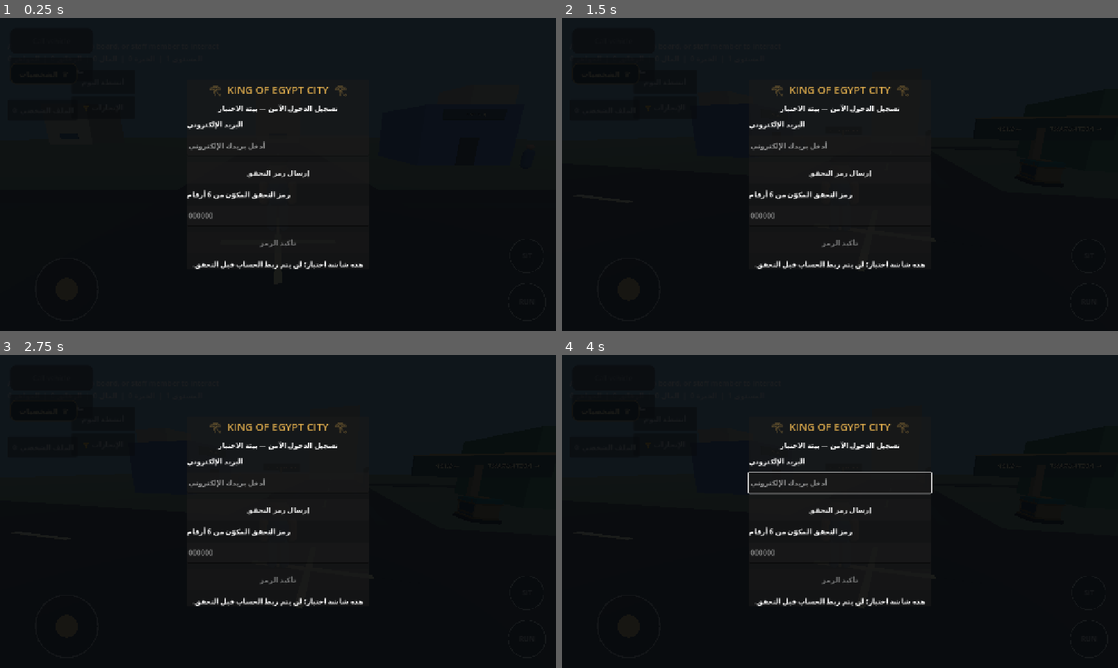
Above: before the commit, frames 1-4 (two rows, left to right).
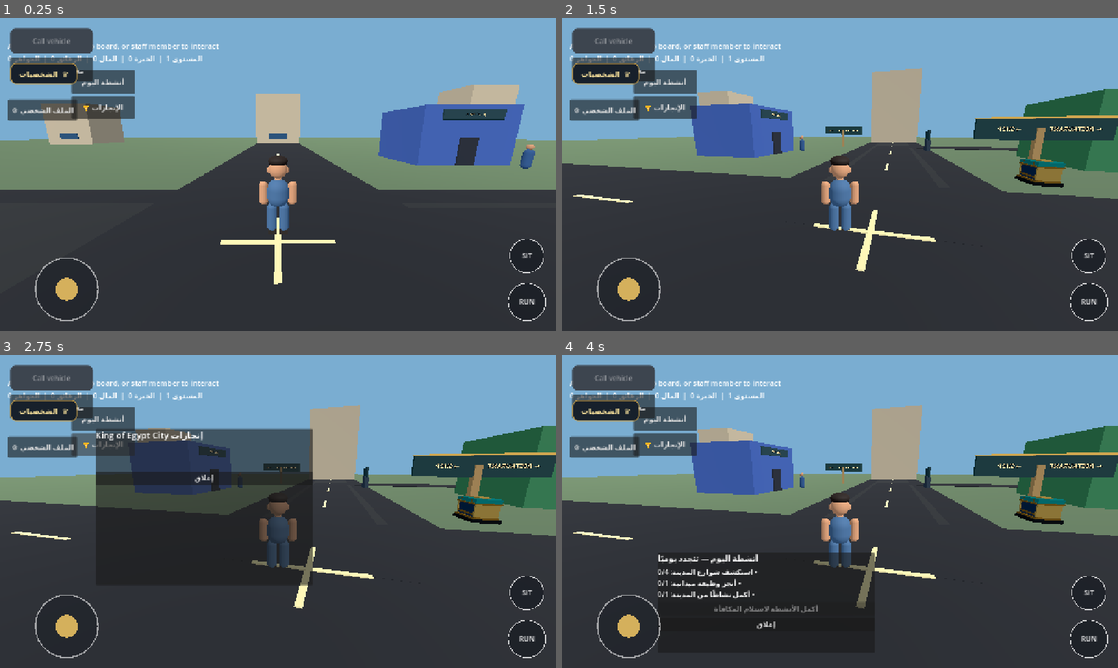
Above: after the commit, the same moments.

Repository: gamalalaraby1988-dotcom/King-Egypt-
Game: Godot game, scene res://scenes/main.tscn
Same seed, same stepped clock (60 frames per second), same inputs: the game is played once before the commit and once after it.
Inputs (mouse positions are in pixels of both pictures, inside the frame that each line leads up to):
- Up to frame 1 (0.25 s): no input
- Up to frame 2 (1.5 s): tap Enter at 0.5 s; move the mouse to (962, 158) at 0.52 s; hold D (move_right) 0.53-1.25 s; hold Shift (sprint) 0.53-1.25 s; click (962, 158) at 0.67 s; drag from (728, 190) to (812, 237) at 1.27 s
- Up to frame 3 (2.75 s): click "الإنجازات 🏆" at 2 s
- Up to frame 4 (4 s): click "أنشطة اليوم" at 2.75 s; click (767, 477) at 3.5 s, where only the run after the commit has a clickable "إغلاق"

The runs differ from the first frame. In frame 1, 100% of the frame differs, in the area x 0-100%, y 0-100%; in frame 2, 100%; in frame 3, 94%; in frame 4, 91%.

Commit message:
Disable temporary test OTP gate for direct city entry

Diff:
--- a/scripts/main.gd
+++ b/scripts/main.gd
@@ -67,7 +67,7 @@
 	_create_city_map()
 	_create_interior_transition_ui()
 	_create_player_vehicle()
-	_create_auth_login_panel()
+	# دخول مباشر للمدينة في نسخة الاختبار؛ شاشة OTP المؤقتة معطلة حتى تجهيز نظام الدخول النهائي.
 	_create_character_selection_ui()
 
 
